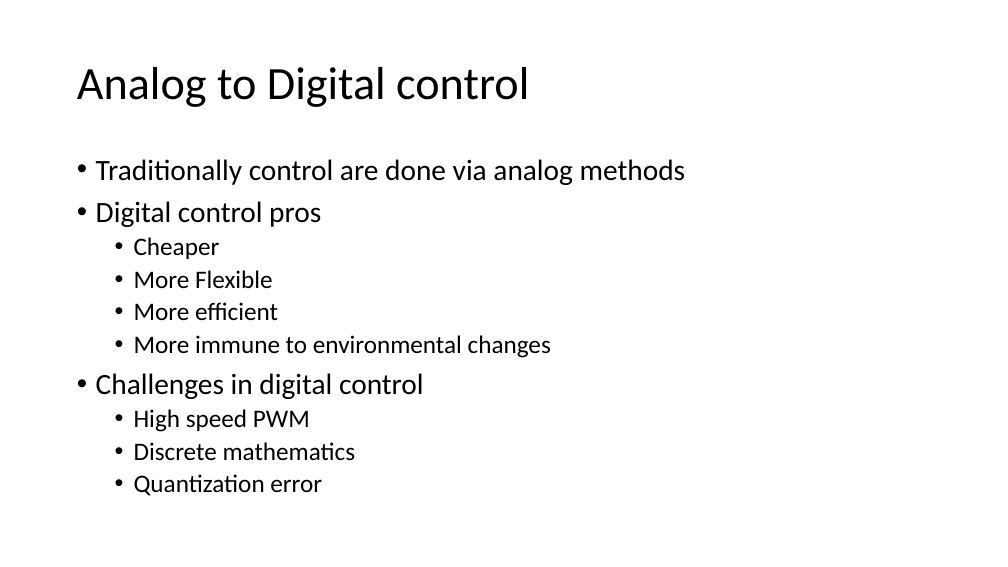
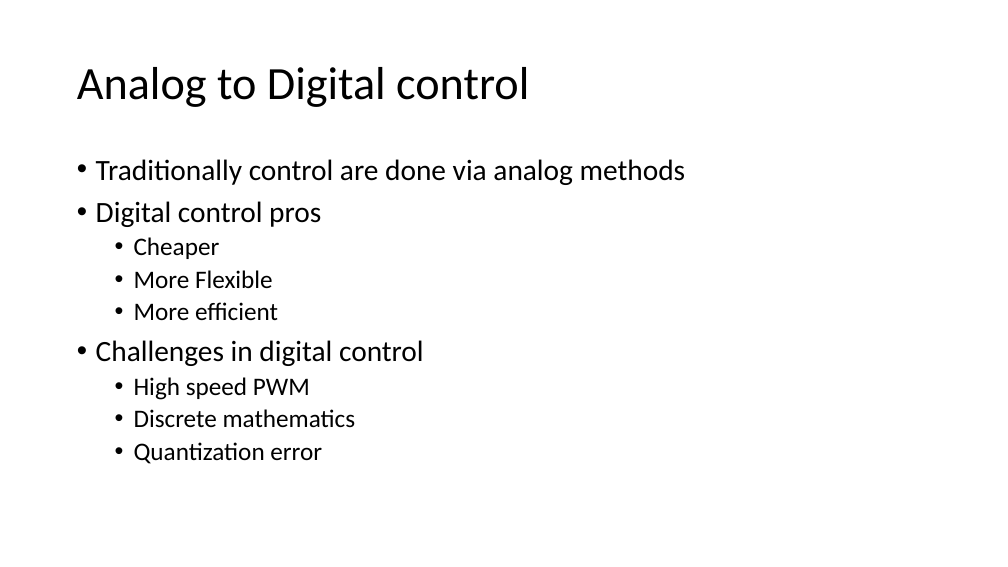
Before and after one commit to goose1987/EE542, a slide deck: slide 7 of Talk 1 power conversion.pptx. Drawn at 1008x567 pixels with LibreOffice and Linux fonts; fonts in the diff are those of the drawing. Boxes give left, top, right and bottom in pixels: in the first picture for what was removed or moved away, otherwise in the second. Text is boxed around its words. In the diff, an @@ line names an element or a change of style, - is before the commit and + after.

Commit message:
more presentation updates

```diff
--- a/Talk 1 power conversion.pptx
+++ b/Talk 1 power conversion.pptx
@@ text at (134,335,551,358): paragraph removed @@
-  • More immune to environmental changes
```
Also in this commit, not shown: 2 other slides changed.
